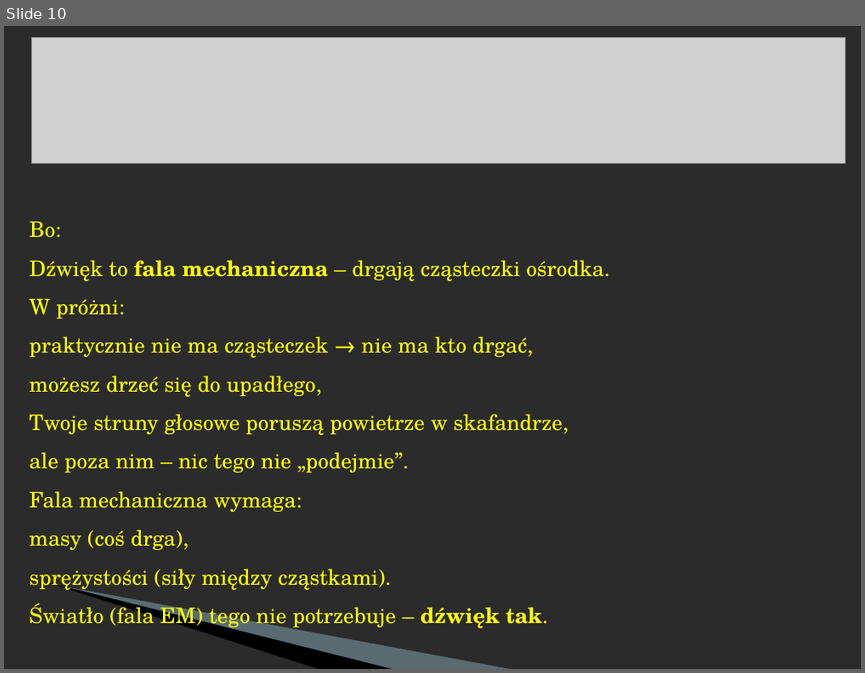
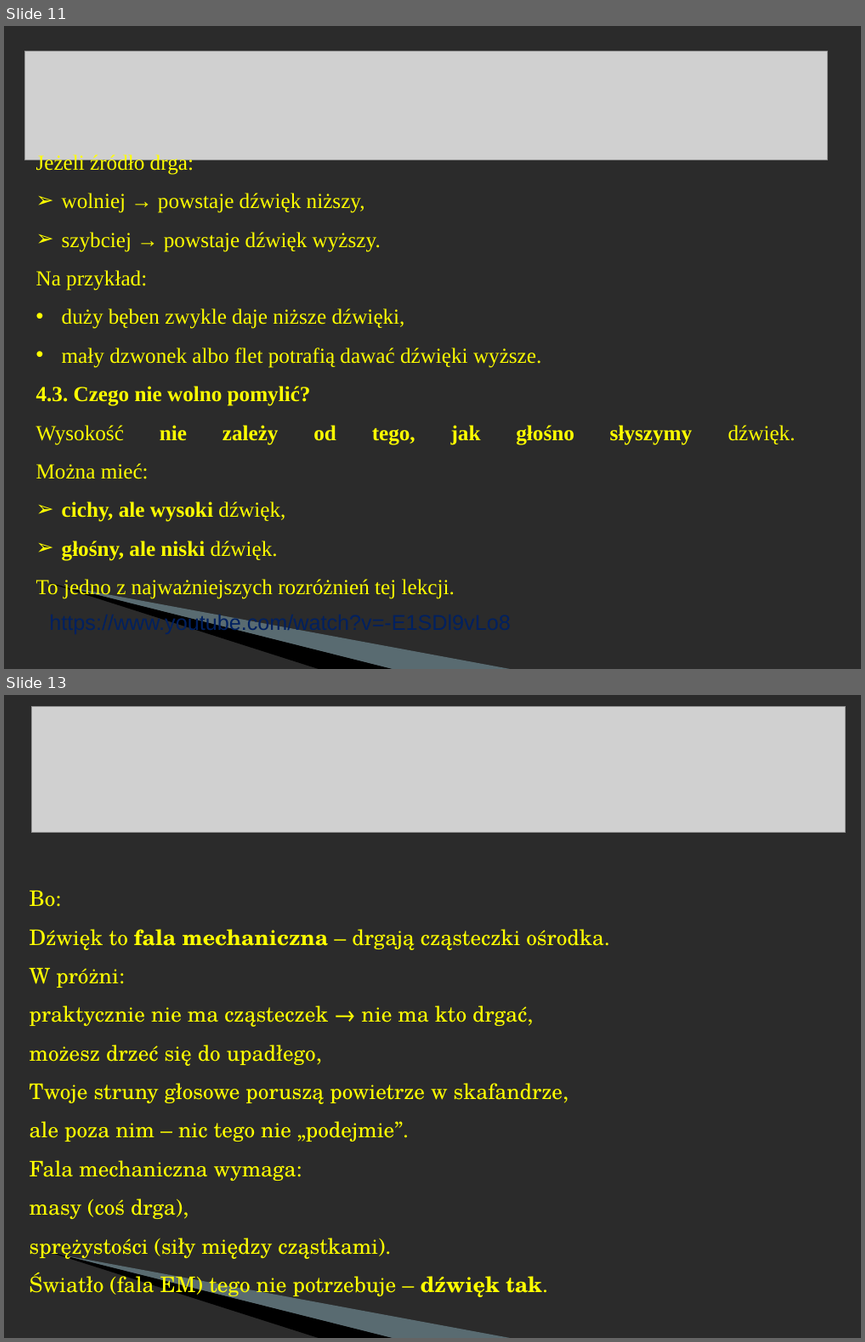
Before and after one commit to MichalMus/Fizyka-w-szkole, a slide deck: 4.Drgania i fale/4.FALE DŹWIĘKOWE – SZCZEGÓLNY PRZYPADEK FALI MECHANICZNEJ.ppt. Shown one above the other, each under a label of ours: slide 10 before the commit, slides 11 and 13 after it; the slides between them are not shown. The pictures are 865x673 and 865x1342 pixels, drawn with LibreOffice and Linux fonts; fonts in the diff are those of the drawing; grey boxes stand for pictures; background and template pictures are left out; a plain dark background stands for a picture behind light text. Boxes give left, top, right and bottom in pixels: in the first picture for what was removed or moved away, otherwise in the second. Text is boxed around its words. In the diff, an @@ line names an element or a change of style, - is before the commit and + after.

```diff
--- a/4.Drgania i fale/4.FALE DŹWIĘKOWE – SZCZEGÓLNY PRZYPADEK FALI MECHANICZNEJ.ppt
+++ b/4.Drgania i fale/4.FALE DŹWIĘKOWE – SZCZEGÓLNY PRZYPADEK FALI MECHANICZNEJ.ppt
@@ slide 11 added at (4, 26, 861, 669), background picture (left out); not listed: 2 template elements that a slide beside it also shows @@
@@ picture added at (25, 51, 828, 159) @@
@@ text added at (36, 153, 541, 599), 18 pt, text #FFFF00 @@
+Jeżeli źródło drga:
+➢ wolniej → powstaje dźwięk niższy,
+➢ szybciej → powstaje dźwięk wyższy.
+Na przykład:
+• duży bęben zwykle daje niższe dźwięki,
+• mały dzwonek albo flet potrafią dawać dźwięki wyższe.
+4.3. Czego nie wolno pomylić?
+Wysokość nie zależy od tego, jak głośno słyszymy dźwięk.
+Można mieć:
+➢ cichy, ale wysoki dźwięk,
+➢ głośny, ale niski dźwięk.
+To jedno z najważniejszych rozróżnień tej lekcji.
@@ text added at (49, 612, 510, 634), 18 pt, text #002060 @@
+https://www.youtube.com/watch?v=-E1SDl9vLo8
@@ what was slide 10 is now slide 13 @@
```
Also in this commit, not shown: 4 slides changed, 11 other slides added, 9 other files.
